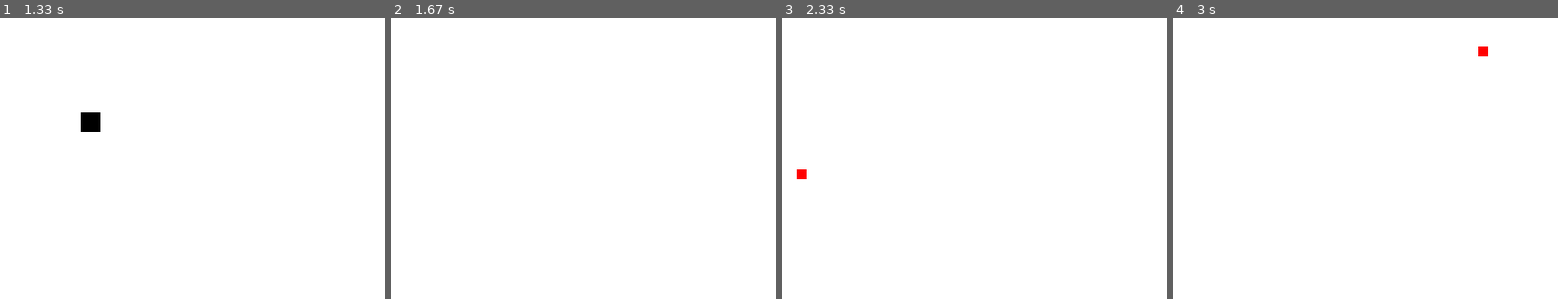
Above: before the commit, frames 1-4 (left to right).
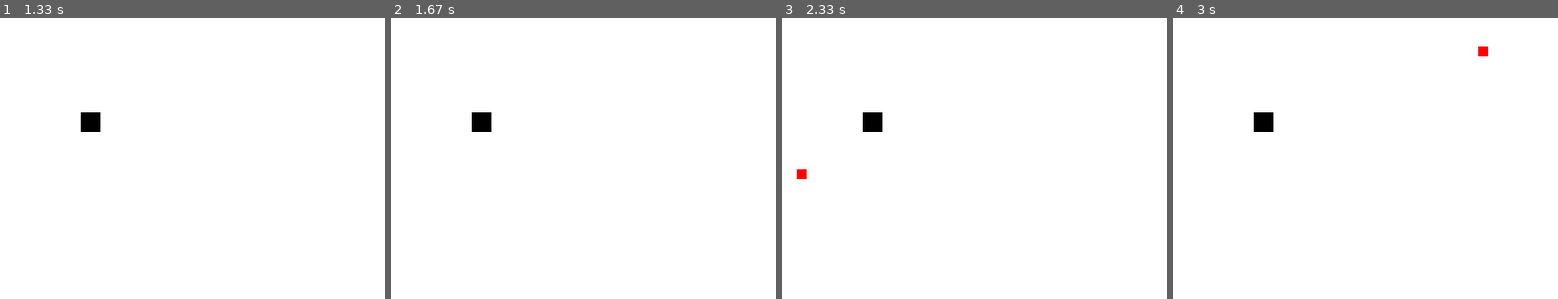
Above: after the commit, the same moments.

Repository: Pilou26021/CasseBriquePython
Game: pygame game, started from casse-brique.py
Two runs of this game, one before a commit and one after it. Both use one fixed random seed, a clock stepped at 60 frames per second and the inputs below.
Inputs (mouse positions are % of the whole screen's width and height, from its top left):
- Up to frame 1 (1.33 s): hold Right 0.33-0.8 s; move the mouse to (45, 56) at 0.37 s; hold Right 0.83-1.3 s; move the mouse to (82, 49) at 0.87 s
- Up to frame 2 (1.67 s): hold Left from 1.33 s (still down); move the mouse to (24, 53) at 1.37 s
- Up to frame 3 (2.33 s): release Left at 1.87 s; hold Left 1.9-2.3 s; move the mouse to (17, 36) at 1.93 s
- Up to frame 4 (3 s): hold Right 2.33-2.97 s; move the mouse to (64, 15) at 2.37 s
The pictures show only the part of the screen within x 0-50%, y 0-50%; the shares and areas given below are measured in that part.

Frame 1 is identical in both runs. In frame 2, 0.4% of the frame differs, in the area x 20-27%, y 33-41%; in frame 3, 0.4%; in frame 4, 0.4%.

Commit message:
Master Ajout d'instruction pour plus tard

Diff:
--- a/casse-brique.py
+++ b/casse-brique.py
@@ -84,10 +84,12 @@
     raquette.tracer()
     balle.rebond()
     raquette.collision(balle)
-    if brique.collision(balle) == True:
-        brique.__del__()
     if brique.etat == True:
         brique.tracer()
+        brique.collision(balle)
+    else:
+        brique.__del__()
+
     if balle.horsjeux(raquette) == "perdu":
         print("perdu")
         pygame.quit()
